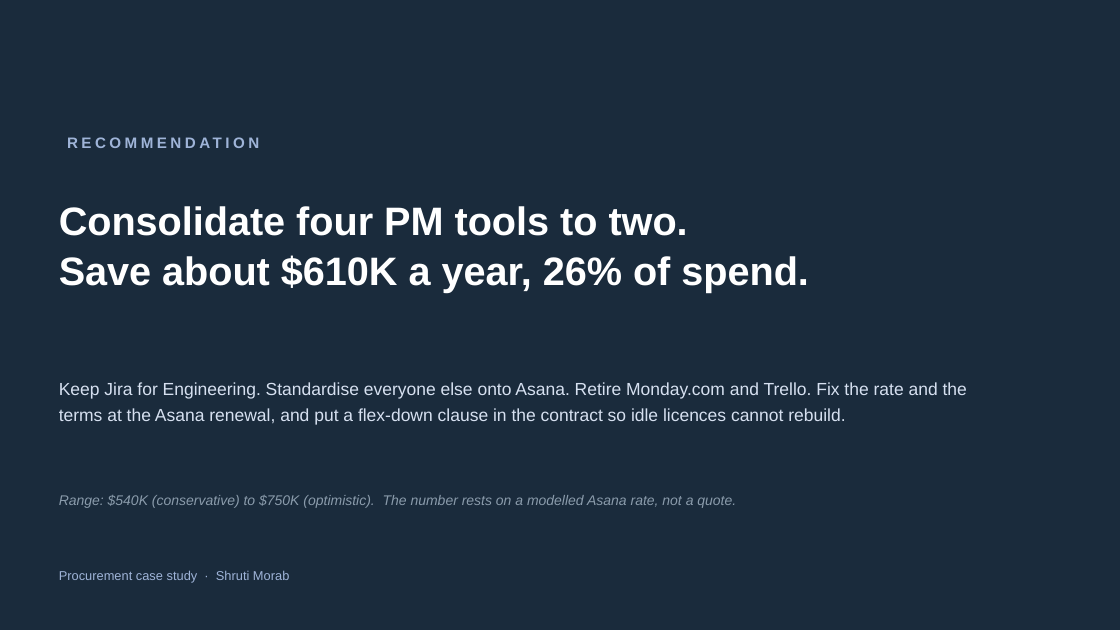
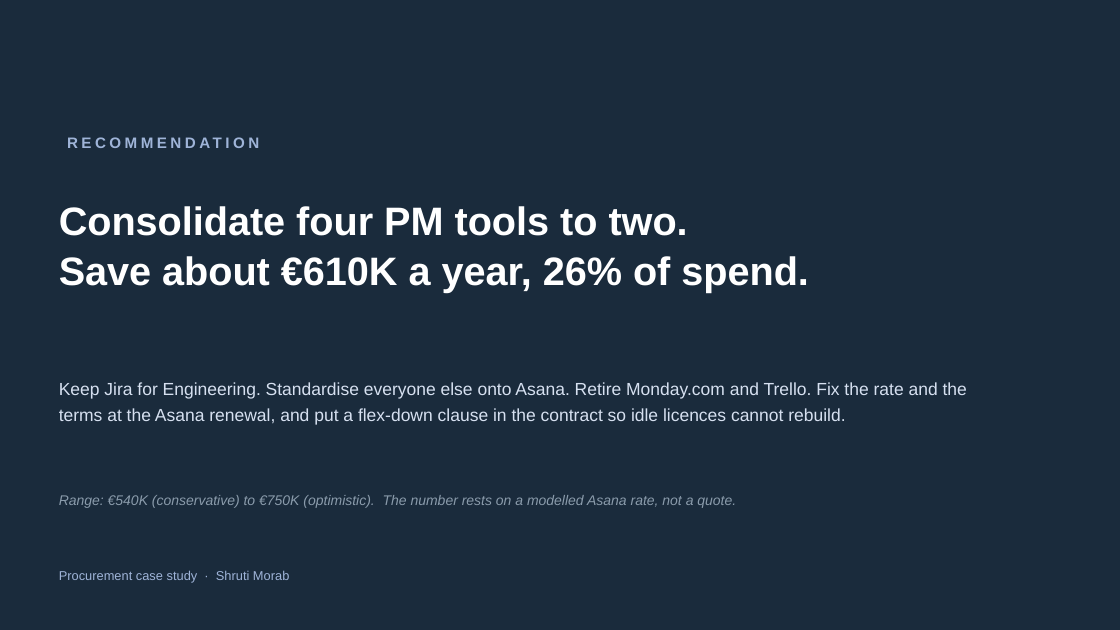
Before and after one commit to ShrutiSMorab/saas-vendor-consolidation-case-study, a slide deck: slide 1 of RECOMMENDATION.pptx. Drawn at 1120x630 pixels with LibreOffice and Linux fonts; fonts in the diff are those of the drawing. Boxes give left, top, right and bottom in pixels: in the first picture for what was removed or moved away, otherwise in the second. Text is boxed around its words. In the diff, an @@ line names an element or a change of style, - is before the commit and + after.

```diff
--- a/RECOMMENDATION.pptx
+++ b/RECOMMENDATION.pptx
@@ text at [59, 256, 809, 293]: text changed @@
-Save about $610K a year, 26% of spend.
+Save about €610K a year, 26% of spend.
@@ text at [59, 495, 736, 508]: text changed @@
-Range: $540K (conservative) to $750K (optimistic). The number rests on a modelled Asana rate, not a quote.
+Range: €540K (conservative) to €750K (optimistic). The number rests on a modelled Asana rate, not a quote.
```
Also in this commit, not shown: 4 other slides changed, 14 other files.
